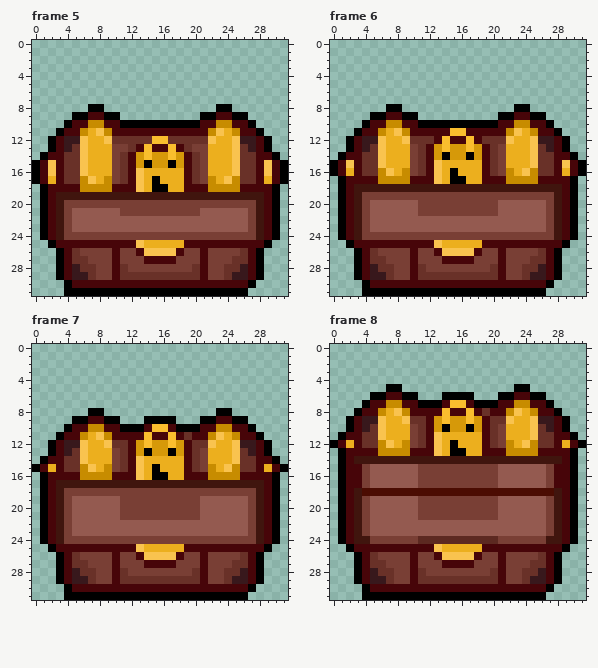
A pixel-art file gets an edit: Bau Animacao.ase. That is the earlier state.
32x32 pixels, 8 frames. Shown: frame 5, frame 6, frame 7, frame 8. The commit also changed other frames, which this record leaves out.
The result:
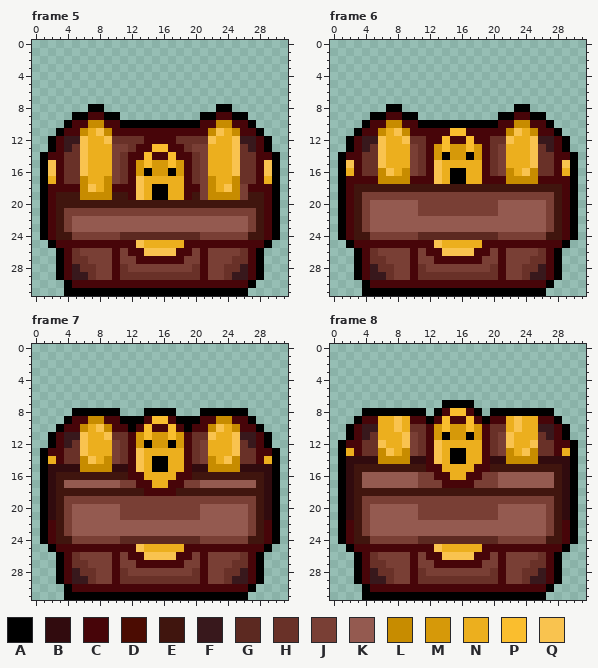
Palette (. is transparent): A #000000  B #310b0e  C #470509  D #4b0c02  E #40150e  F #38181c  G #5c2921  H #693128  J #793f35  K #945a50  L #c78c00  M #d69909  N #ecaf1e  P #fabe2e  Q #f9c34f
The exact change:
Changed rows in their new state; - is an unchanged pixel.
Frame 5:
first column x 0:
12 --------------CCCC--------------
13 --------------CPPC--------------
14 -------------C-CC-C-------------
15 .A------------P--P------------A.
16 .A-----------MAMMAM-----------A.
17 .A-----N-------N--------N-----A.
18 -------QN------------J-NQ-J-----
19 ------LLLL--CQNAANNC-JLLLLJ-----
20 ----EEEEEEEEEEEEEEEEEEEEEEEE----
21 -----JJJJJJ----------JJJJJJ-----
24 ----E------GGGGGGGGGG------E----
26 ------------C------C------------
27 -------------C----C-------------
Frame 6:
first column x 0:
12 ------------C------C------------
15 .A----------------------------A.
16 .A--------------A-------------A.
first column x 4:
24 E------GGGGGGGGGG------E
26 --------C------C--------
27 ---------C----C---------
Frame 7:
first column x 0:
 8 -----AA--AA---AAAA---AA--AA-----
 9 ----ACCLLCCAAACPPCAAACCLLCCA----
10 ---AC-LNQL-C-CPCCPC-C-LQNL-CA---
11 --ACFFQ-NQHH-M-MM-MCHHQN-QFFCA--
12 -----H---NJ---A--A---JN---H-----
13 -AC-H--------QNNNNN--------H-CA-
14 --N---LQ-L-----AA-----L-QL---N--
15 .ABBBB-LL-BB----A---BB-LL-BBBBA.
16 --BEEEEEEEEE-C-NN-C-EEEEEEEEEB--
17 --B-KKKKKKKJJCCNNCCJJKKKKKKK-B--
18 --B-EEEEEEEEEECCCCEEEEEEEEEE-B--
19 --B--JJJJJJ----------JJJJJJ--B--
20 --B--------------------------B--
21 --B--------------------------B--
24 ----E------GGGGGGGGGG------E----
26 ------------C------C------------
27 -------------C----C-------------
Frame 8:
first column x 0:
 5 -------..--------------..-------
 6 -----......---....---......-----
 7 ----..........AAAA..........----
 8 ---.AAAAAAAA.ACPPCA.AAAAAAAA.---
 9 --.ACCN-QNCCAC-CC-CACCNQ-NCCA.--
10 -----FN-Q-H---P--P---H-Q-NF-----
11 -.A-F-N--Q---MAMMAM---Q--N-F-A.-
12 .AC---QN-Q-----N------Q-NQ---CA.
13 --N-HH-QN-JH--------HJ-NQ-HH-N--
14 --BBBBLLLLBBCQNAANNCBBLLLLBBBB--
15 --BEEEEEEEEECCNNNNCCEEEEEEEEEB--
16 --BEK--------CCNNCC--------KEB--
17 --BEK---------CCCC---------KEB--
18 --B-EEEEEEEEEEEEEEEEEEEEEEEE-B--
19 --B--JJJJJJ----------JJJJJJ--B--
20 --B--------------------------B--
21 --B--------------------------B--
first column x 12:
26 C------C
27 -C----C-
